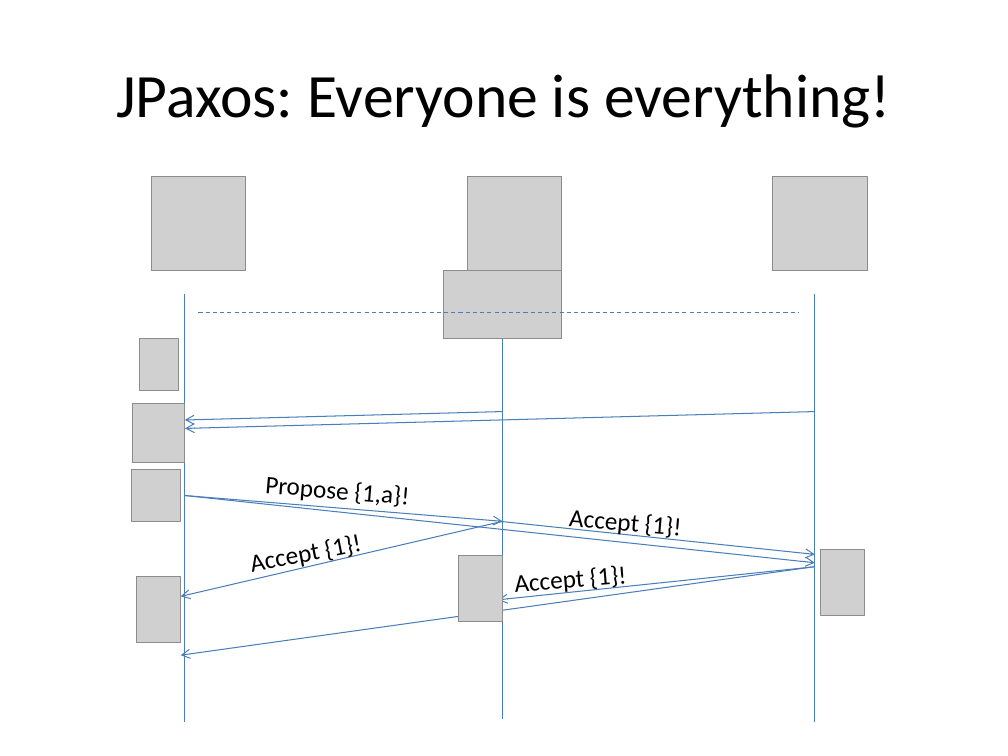
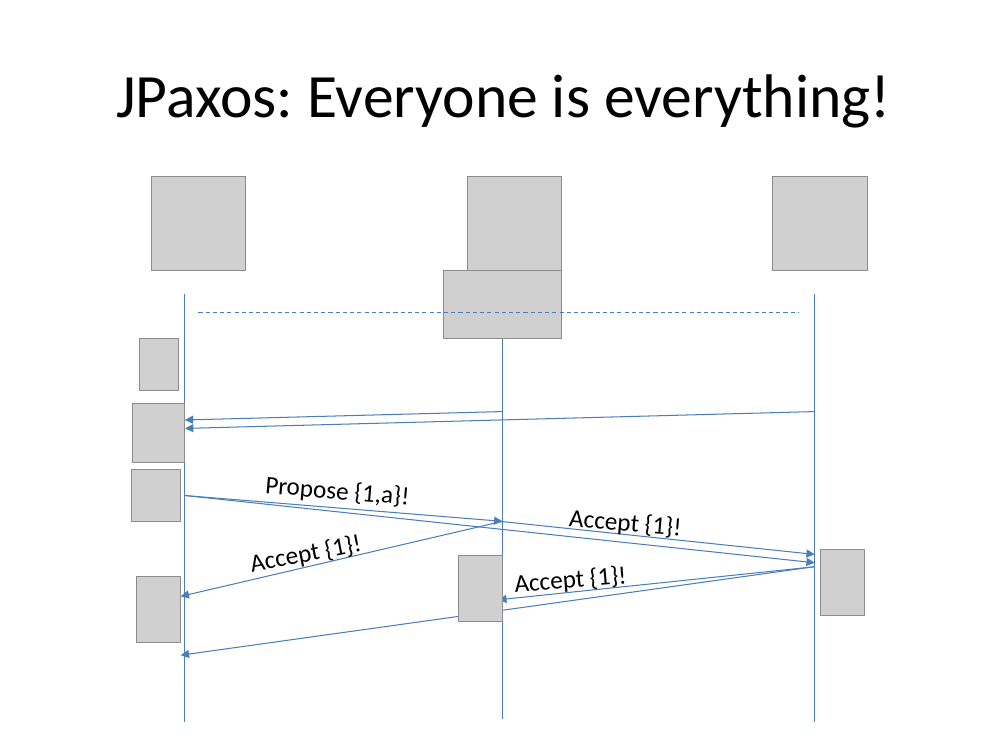
Before and after one commit to Slania/JPaxos-1, a slide deck: slide 12 of Paxos based directory updates for geo-replicated cloud storage.pptx. Drawn at 1008x756 pixels with LibreOffice and Linux fonts; fonts in the diff are those of the drawing; grey boxes stand for pictures. Boxes give left, top, right and bottom in pixels: in the first picture for what was removed or moved away, otherwise in the second. Text is boxed around its words. In the diff, an @@ line names an element or a change of style, - is before the commit and + after.

```diff
--- a/Paxos based directory updates for geo-replicated cloud storage.pptx
+++ b/Paxos based directory updates for geo-replicated cloud storage.pptx
@@ arrow (502, 411) - (184, 420): arrowheads changed @@
@@ arrow (814, 411) - (185, 428): arrowheads changed @@
@@ arrow (185, 496) - (502, 521): arrowheads changed @@
@@ arrow (185, 496) - (814, 562): arrowheads changed @@
@@ arrow (502, 521) - (180, 597): arrowheads changed @@
@@ arrow (500, 521) - (814, 554): arrowheads changed @@
@@ arrow (814, 566) - (180, 655): arrowheads changed @@
@@ arrow (814, 566) - (498, 600): arrowheads changed @@
```
Also in this commit, not shown: 9 other slides changed, 12 slides added, 10 slides removed.
